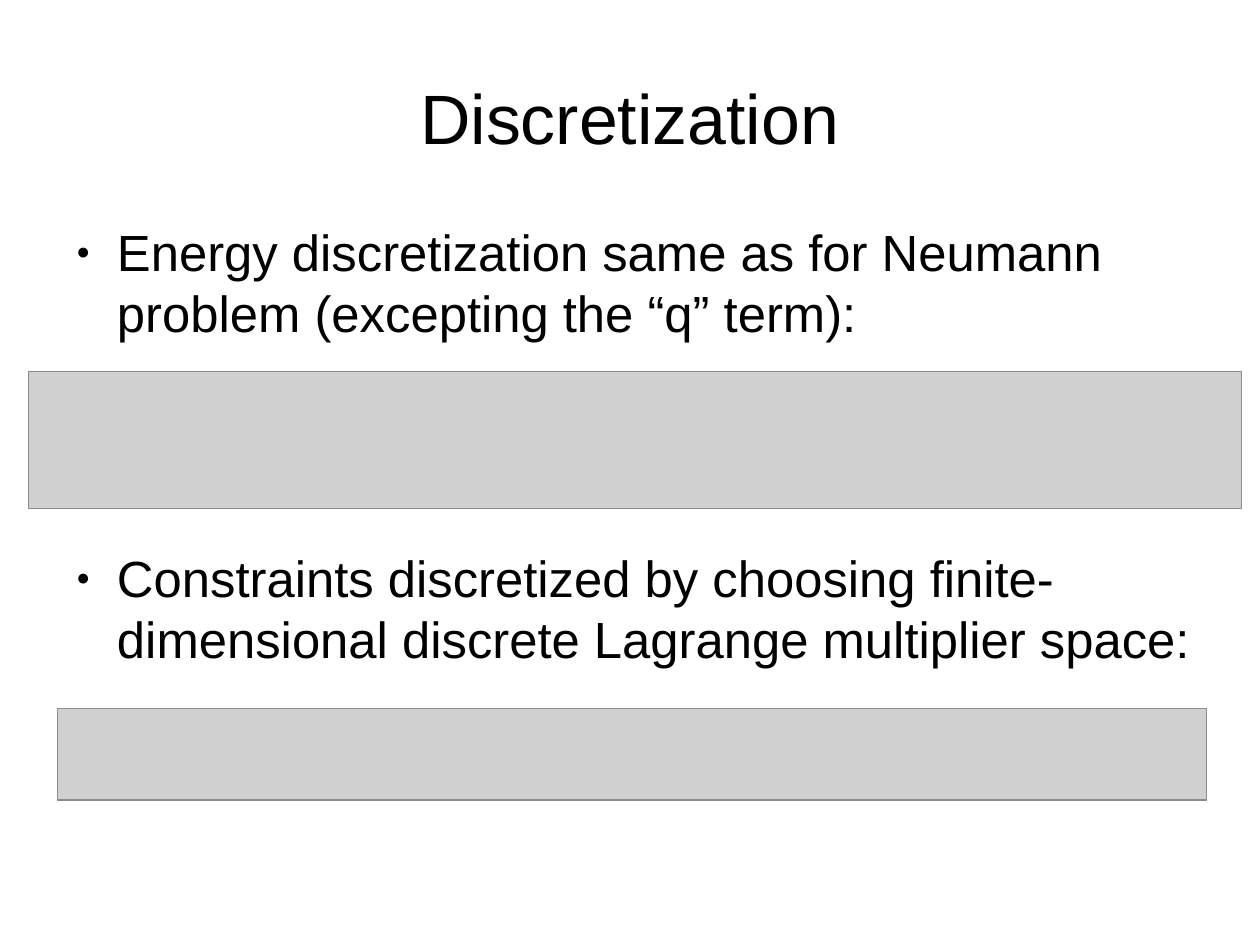
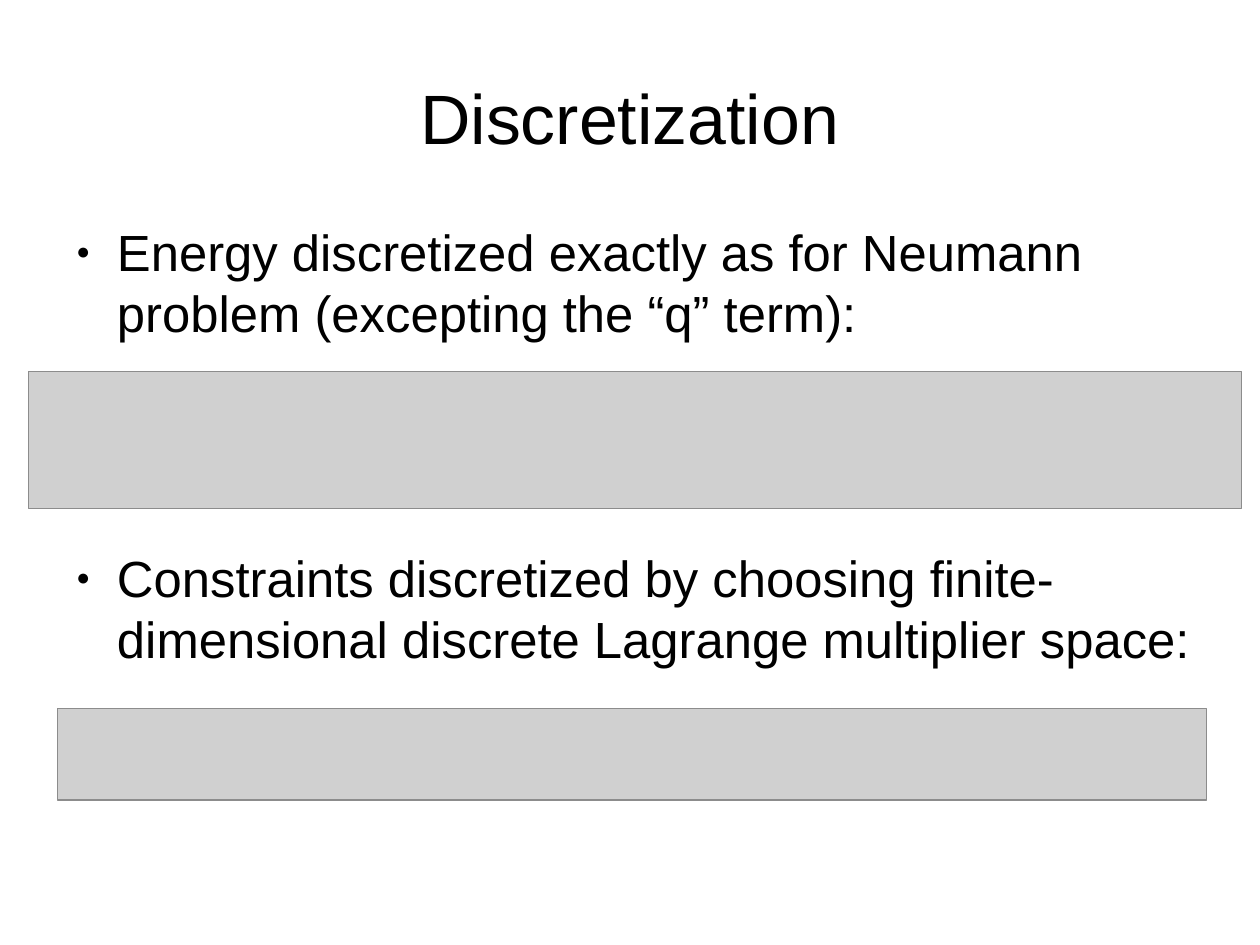
Before and after one commit to jhellrung/documents, a slide deck: slide 16 of presentations/sandia.2011.11.08/slides.odp. Drawn at 1260x945 pixels with LibreOffice and Linux fonts; fonts in the diff are those of the drawing; grey boxes stand for pictures. Boxes give left, top, right and bottom in pixels: in the first picture for what was removed or moved away, otherwise in the second. Text is boxed around its words. In the diff, an @@ line names an element or a change of style, - is before the commit and + after.

Commit message:
few more slides

```diff
--- a/presentations/sandia.2011.11.08/slides.odp
+++ b/presentations/sandia.2011.11.08/slides.odp
@@ text at (117, 234, 1082, 343): text changed @@
-● Energy discretization same as for Neumann problem (excepting the “q” term):
+● Energy discretized exactly as for Neumann problem (excepting the “q” term):
```
Also in this commit, not shown: 2 other slides changed, 3 slides added.
